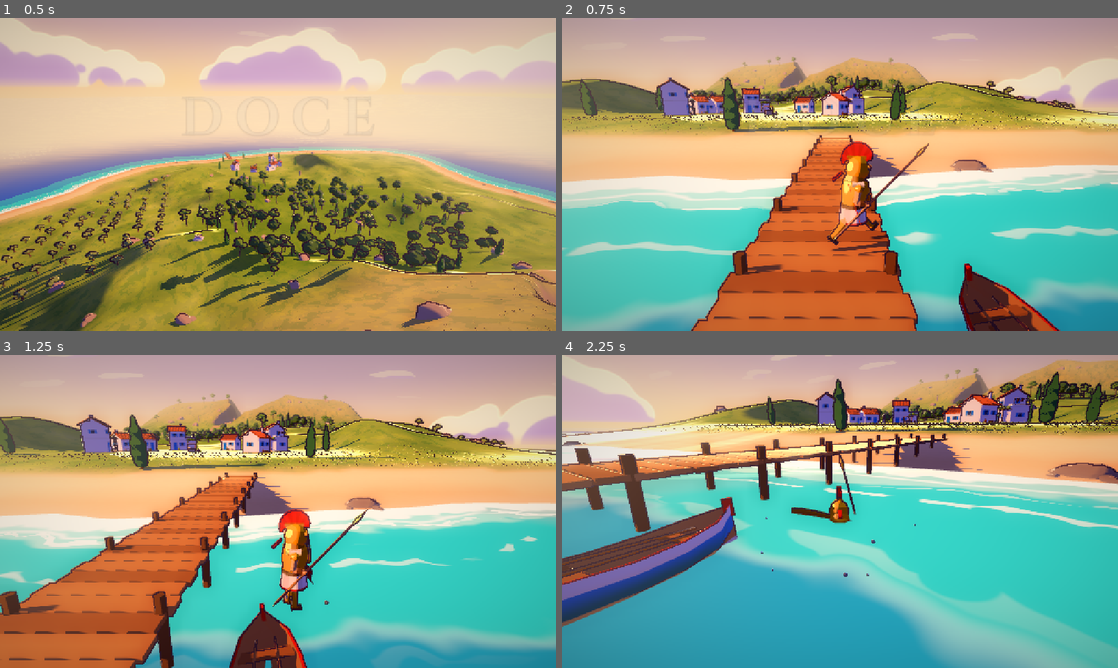
Above: before the commit, frames 1-4 (two rows, left to right).
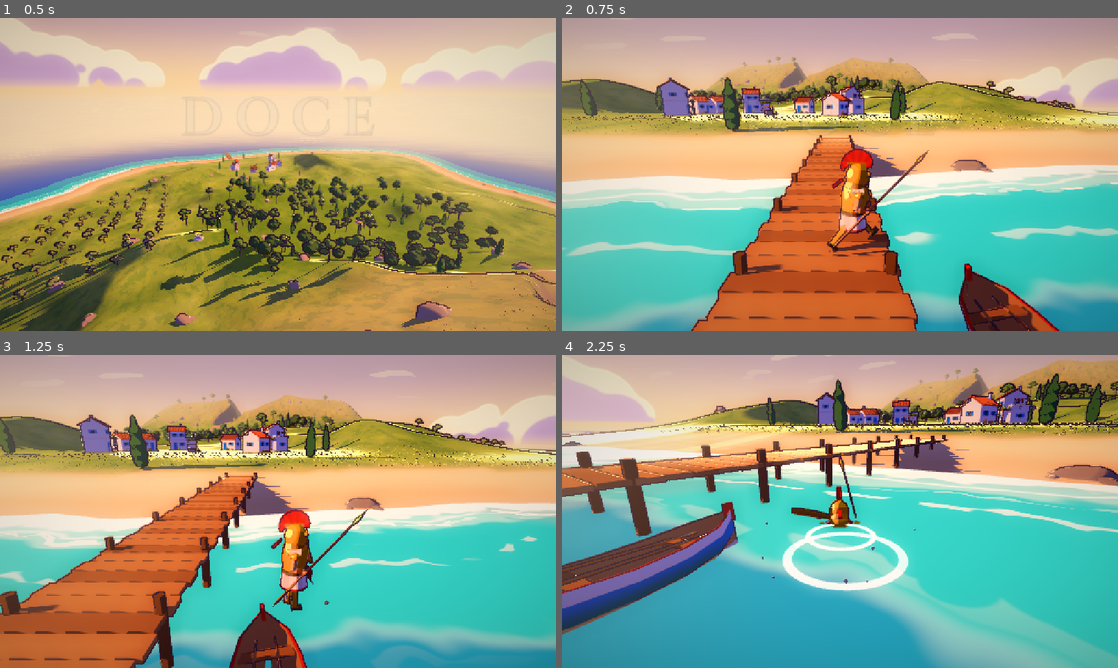
Above: after the commit, the same moments.

Repository: VicenteGM123/dead-air
Game: Godot game, scene res://main.tscn
The game is run twice, just before and just after one commit, with the same random seed, the same clock (stepped at 60 frames per second) and the same inputs.
Inputs (mouse positions are in pixels of both pictures, inside the frame that each line leads up to):
- Up to frame 1 (0.5 s): no input
- Up to frame 2 (0.75 s): tap Enter (ui_accept) at 0.5 s; move the mouse to (962, 158) at 0.52 s; hold D (move_right) from 0.53 s (still down); right-click (962, 158) at 0.6 s; click (962, 158) at 0.67 s
- Up to frame 3 (1.25 s): keep holding D (move_right); tap Space (jump) at 0.77, 1.07 s
- Up to frame 4 (2.25 s): move the mouse to (812, 511) at 1.27 s; release D (move_right) at 1.28 s; hold W (move_forward) from 1.28 s (still down); click (812, 511) at 1.35 s; tap Space (jump) at 1.52, 1.82 s; right-click (812, 511) at 1.55 s; move the mouse to (851, 505) at 2.02 s; tap Q (chain) at 2.1 s

Frame 1 is identical in both runs. In frame 2, 1.9% of the frame differs, in the area x 47-66%, y 39-77%; in frame 3, less than 0.1%; in frame 4, 20%, in the area x 0-100%, y 4-100%.

Commit message:
DOCE: skeleton work in progress (checkpoint)
Co-Authored-By: Claude Opus 5.5 <noreply@anthropic.com>
Claude-Session: https://claude.ai/code/session_01EtJos8du7RULGGSJMVgHZU

Diff:
--- a/doce/game/scripts/core/game.gd
+++ b/doce/game/scripts/core/game.gd
@@ -39,6 +39,7 @@
 var ui = null # root of the UI (scripts/ui/...), may be null
 var hud = null # whatever answers screen_flash(color, seconds) (Fx.flash_screen), may be null
 var tod = null # TimeOfDay
+var sea = null # Sea (surface_y(x, z, depth): the animated sea surface)
 ## Last altar the hero used (checkpoint), or null.
 var checkpoint = null
 ## Time (Time.get_ticks_msec) of the last click that only captured the mouse: the hero ignores it as an attack.
--- a/doce/game/scripts/gfx/rig_hero_standin.gd
+++ b/doce/game/scripts/gfx/rig_hero_standin.gd
@@ -14,6 +14,11 @@
 	"land": 0.22, "hit": 0.28, "hit_heavy": 0.5, "death": 1.2, "throw": 0.45, "pull": 0.4, "grapple_start": 0.4,
 	"grapple_loop": 0.6, "grapple_end": 0.5, "interact": 0.5, "pet": 1.0, "don_skin": 1.4, "victory": 1.6,
 }
+
+## The hoplite leg's sandal (leg-local): sole height, toe and heel z.
+const SOLE_Y := -0.865
+const SOLE_TOE := -0.175
+const SOLE_HEEL := 0.075
 
 var motion_state: StringName = &"ground"
 var vertical_speed := 0.0
@@ -95,6 +100,24 @@
 
 func _action_length(a: String) -> float:
 	return float(ACTIONS.get(a, 0.4))
+
+
+## Lowest point of a hoplite leg's sandal (hip-pivot space) when the leg swings by `a` radians about X.
+func _sole_low(a: float) -> float:
+	var c := cos(a)
+	var sn := sin(a)
+	return minf(SOLE_Y * c - SOLE_TOE * sn, SOLE_Y * c - SOLE_HEEL * sn)
+
+
+## Volumes for tools/clip_check.gd (part-local ellipsoids [centre, radii]): the helmet without its crest and the
+## cuirass without the shoulder guards, so the checker reports real contacts only.
+func clip_volume(part: String) -> Array:
+	match part:
+		"head":
+			return [Vector3(0, 0.184, 0), Vector3(0.245, 0.299, 0.273)]
+		"torso":
+			return [Vector3(0, 0.27, 0), Vector3(0.28, 0.27, 0.28)]
+	return []
 
 
 # --- animation -----------------------------------------------------------------------------------------------
@@ -125,9 +148,10 @@
 	var leg_l: Node3D = parts["leg_l"]
 	var leg_r: Node3D = parts["leg_r"]
 	var shield: Node3D = parts["shield"]
-	# The hoplite holds its aspis so close that the rim cuts into the left shoulder: hold it a little further out.
+	# The hoplite holds its aspis so close that the rim cuts into the left shoulder and the cuirass: hold it a
+	# little further out and turned outwards (the parry brings it in front on purpose).
 	shield.position = Vector3(-0.2, -0.3, -0.3)
-	if action == "":
+	if action != "parry":
 		shield.rotation.y += 0.25
 	# Guard: shield up in front.
 	_guard_k = move_toward(_guard_k, 1.0 if guard else 0.0, delta * 10.0)
@@ -180,7 +204,16 @@
 				torso.rotation.x += 0.6 * k
 				arm_r.rotation = Rig.lerp_angle_v(arm_r.rotation, Vector3(1.6, 0.0, -0.4), k)
 				arm_l.rotation = Rig.lerp_angle_v(arm_l.rotation, Vector3(1.6, 0.0, 0.4), k)
+				# The aspis would lie flat over the raised forearm, into the helmet: turn it edge-on, facing outwards
+				# on the outside of the left arm.
+				shield.rotation = Rig.lerp_angle_v(shield.rotation, Vector3(0.0, PI * 0.5, 0.0), k)
+				shield.position = shield.position.lerp(Vector3(-0.16, -0.32, -0.25), k)
 				body.position.y -= 0.2 * k
+	# Run cycle: the hoplite's legs are straight, so at full stride both feet left the ground and it seemed to glide.
+	# Drop the hips so the lower foot stays planted (which also gives the stride its bounce).
+	if action == "" and motion_state == &"ground" and _air_k <= 0.0 and _swim_k <= 0.0:
+		var low := minf(_sole_low(leg_l.rotation.x), _sole_low(leg_r.rotation.x))
+		body.position.y = SOLE_Y - low
 	# Footstep events from the run cycle.
 	var s := sin(_run_phase)
 	if speed > 0.3 and motion_state == &"ground" and signf(s) != _last_step_sign:
--- a/doce/game/scripts/main.gd
+++ b/doce/game/scripts/main.gd
@@ -40,6 +40,7 @@
 	sea = Sea.new()
 	sea.name = "Sea"
 	add_child(sea)
+	Game.sea = sea
 	world = _make_world()
 	Game.world = world
 	sea.build(world.sea_level)
--- a/doce/game/scripts/player/hero.gd
+++ b/doce/game/scripts/player/hero.gd
@@ -96,6 +96,7 @@
 var _curr_pos := Vector3.ZERO
 var _vis_yaw := 0.0
 var _step_t := 0.0
+var _ripple_t := 0.0
 var _world = null
 
 
@@ -252,6 +253,7 @@
 	_update_stamina(delta)
 	_update_interaction(delta)
 	_update_attack(delta)
+	_update_ripples(delta)
 	_curr_pos = global_position
 	_feed_rig()
 
@@ -336,6 +338,34 @@
 		velocity.y = minf(velocity.y, 0.0) * 0.2
 
 
+## The sea surface over the hero right now (waves included); sea_level when there is no Sea.
+func _surface_y() -> float:
+	var level: float = _world.sea_level
+	if Game.sea == null or not is_instance_valid(Game.sea):
+		return level
+	var depth: float = level - float(_world.height_at(global_position.x, global_position.z))
+	return Game.sea.surface_y(global_position.x, global_position.z, depth)
+
+
+## Ripple rings on the water round the legs while wading and round the body while swimming: about one a second
+## standing still, more often on the move.
+func _update_ripples(delta: float) -> void:
+	if _world == null or Game.fx == null or motion_state == &"air" or not alive:
+		return
+	var surf := _surface_y()
+	var depth := surf - global_position.y
+	if depth < 0.06 or depth > 2.5:
+		_ripple_t = minf(_ripple_t, 0.15)
+		return
+	var hs := Vector2(velocity.x, velocity.z).length()
+	_ripple_t -= delta * (1.0 + hs * 0.8)
+	if _ripple_t <= 0.0:
+		_ripple_t = 1.0
+		var r := 1.15 if motion_state == &"swim" else 0.8
+		# Fx.ring lifts the ring 8 cm: it floats just over the swell.
+		Game.fx.call("ring", Vector3(global_position.x, surf - 0.05, global_position.z), r, Color(1.0, 1.0, 1.0, 0.5), 1.1)
+
+
 func _physics_swim(delta: float, dir: Vector3, mag: float) -> void:
 	var top := SWIM_SPRINT_SPEED if sprinting else SWIM_SPEED
 	var want := dir.normalized() * top * mag if mag > 0.01 else Vector3.ZERO
@@ -344,7 +374,8 @@
 	velocity.x = hv.x
 	velocity.z = hv.z
 	var sea: float = _world.sea_level
-	var target_y := sea - SWIM_FLOAT + sin(Time.get_ticks_msec() * 0.0025) * 0.05
+	# Float with the swell (Sea.surface_y follows the water shader's waves).
+	var target_y := _surface_y() - SWIM_FLOAT
 	velocity.y = clampf((target_y - global_position.y) * 6.0, -3.0, 3.0)
 	if mag > 0.05:
 		facing = lerp_angle(facing, atan2(-dir.x, -dir.z), 1.0 - exp(-delta * TURN_RATE * 0.5))
--- a/doce/game/scripts/world/sea.gd
+++ b/doce/game/scripts/world/sea.gd
@@ -5,8 +5,11 @@
 ## plus a coarse skirt to the horizon. Shore foam and colour bands come from the depth texture the World bakes
 ## (global g_water_tex over g_water_rect: R = 0 at the shoreline .. 1 in deep water).
 ##
-##   var sea := Sea.new(); add_child(sea); sea.build()
+##   var sea := Sea.new(); add_child(sea); sea.build(world.sea_level)      (main.gd also sets Game.sea)
+##   sea.surface_y(x, z, depth) -> the animated surface height there
 
+## Swell height (m), as shaders/water.gdshader's wave_amp.
+const WAVE_AMP := 0.18
 ## Inner plane size and cell (m): 280 m around the camera, 2 m facets.
 const INNER := 280.0
 const CELL := 2.0
@@ -43,6 +46,19 @@
 	_follow(Vector3.ZERO)
 
 
+## Height of the animated sea surface at (x, z) right now: the same swell as shaders/water.gdshader (which damps it
+## where the water is shallow; `depth` = metres of water under that point, e.g. sea_level - World.height_at(x, z)).
+## For whatever floats or wades: the swimming hero, ripples, boats.
+func surface_y(x: float, z: float, depth: float = 6.0) -> float:
+	var t: float = Game.tod.shader_time() if Game.tod != null and is_instance_valid(Game.tod) else 0.0
+	var amp := WAVE_AMP * lerpf(0.35, 1.0, smoothstep(0.0, 0.4, clampf(depth / 6.0, 0.0, 1.0)))
+	var w := sin(x * 0.33 + t * 1.05) * 0.45 \
+		+ sin(z * 0.41 - t * 0.85 + x * 0.12) * 0.35 \
+		+ sin((x + z) * 0.78 + t * 1.65) * 0.14 \
+		+ sin((x - z) * 1.30 - t * 2.10) * 0.06
+	return sea_level + w * amp
+
+
 func _follow(p: Vector3) -> void:
 	if _inner == null:
 		return
--- a/doce/game/scripts/world/time_of_day.gd
+++ b/doce/game/scripts/world/time_of_day.gd
@@ -233,6 +233,11 @@
 	gs.global_shader_parameter_set("g_moon_dir", dir_from(38.0, 160.0))
 
 
+## The clock the shaders animate with (global g_time, seconds): Sea.surface_y() follows the same waves.
+func shader_time() -> float:
+	return _time
+
+
 ## Current blended mood (the toon style reads its post settings from it).
 func current() -> Dictionary:
 	return _cur
